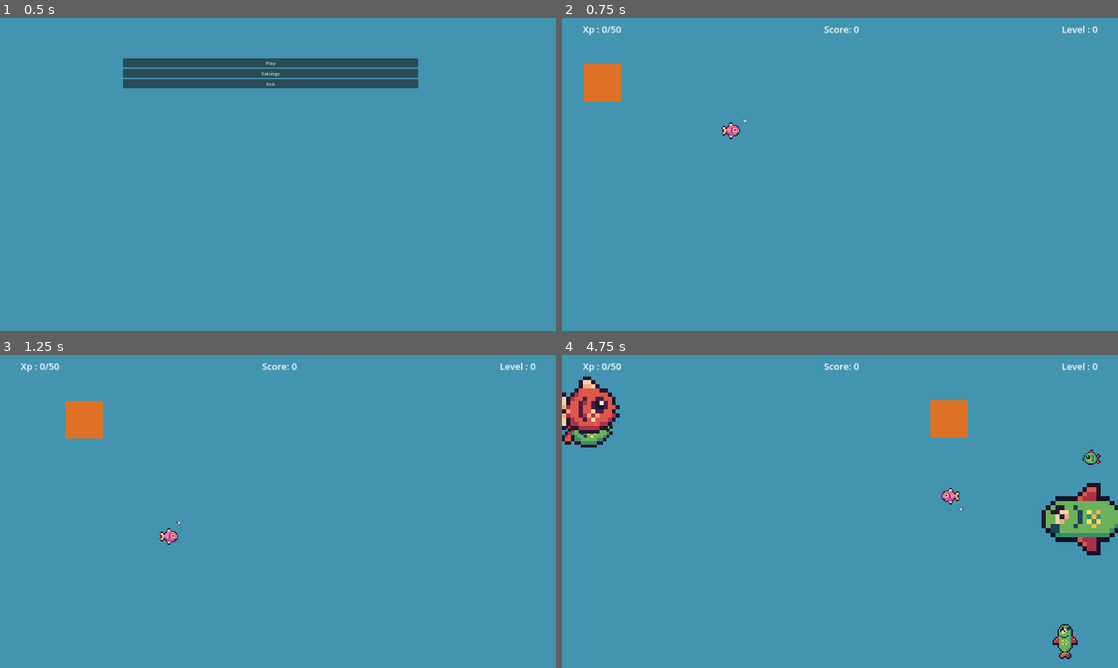
Above: before the commit, frames 1-4 (two rows, left to right).
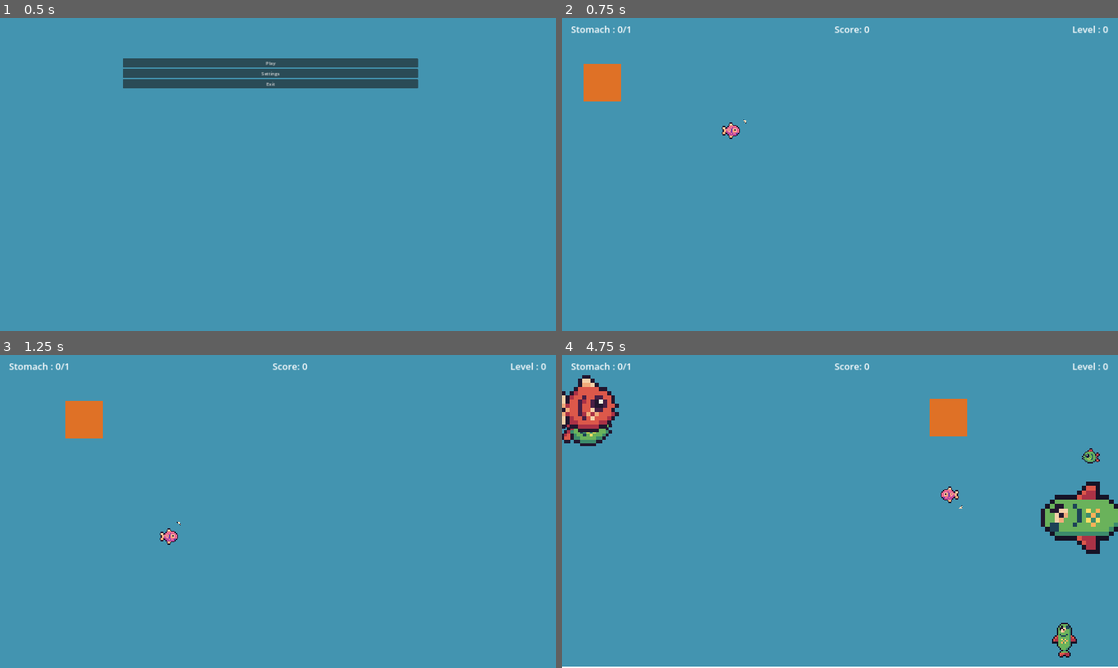
Above: after the commit, the same moments.

Repository: TheCursedMerchant/qdm_gameJam2024
Game: Godot game, scene res://menu.tscn
Two runs of this game, one before a commit and one after it. Both use one fixed random seed, a clock stepped at 60 frames per second and the inputs below.
Inputs (mouse positions are in pixels of both pictures, inside the frame that each line leads up to):
- Up to frame 1 (0.5 s): no input
- Up to frame 2 (0.75 s): click "Play" at 0.5 s
- Up to frame 3 (1.25 s): no input
- Up to frame 4 (4.75 s): move the mouse to (962, 495) at 1.27 s; press the mouse at (962, 495) at 1.28 s; hold Right (ui_right) 1.28-2.03 s; right-click (962, 495) at 1.55 s; move the mouse to (728, 527) at 2.02 s; release the mouse at (728, 527) at 2.03 s; hold Down (ui_down) 2.03-2.78 s; right-click (728, 527) at 2.1 s; click (728, 527) at 2.3 s; move the mouse to (895, 442) at 2.77 s; press the mouse at (895, 442) at 2.78 s; hold Right (ui_right) 2.78-3.53 s; right-click (895, 442) at 3.05 s; move the mouse to (812, 574) at 3.52 s; release the mouse at (812, 574) at 3.53 s; hold Up (ui_up) 3.53-4.28 s; right-click (812, 574) at 3.6 s; click (812, 574) at 3.8 s; move the mouse to (1006, 558) at 4.27 s; press the mouse at (1006, 558) at 4.28 s; hold Left (ui_left) from 4.28 s (still down); right-click (1006, 558) at 4.55 s

Frame 1 is identical in both runs. In frame 2, 0.3% of the frame differs, in the area x 1-99%, y 2-6%; in frame 3, 0.3%; in frame 4, 2.5%, in the area x 0-100%, y 2-100%.

Commit message:
added stomach system

Diff:
--- a/gamejam2024/project.godot
+++ b/gamejam2024/project.godot
@@ -74,6 +74,11 @@
 "events": [Object(InputEventMouseButton,"resource_local_to_scene":false,"resource_name":"","device":-1,"window_id":0,"a …(253 unchanged characters)…
 ]
 }
+right_click={
+"deadzone": 0.5,
+"events": [Object(InputEventMouseButton,"resource_local_to_scene":false,"resource_name":"","device":-1,"window_id":0,"alt_pressed":false,"shift_pressed":false,"ctrl_pressed":false,"meta_pressed":false,"button_mask":0,"position":Vector2(0, 0),"global_position":Vector2(0, 0),"factor":1.0,"button_index":2,"canceled":false,"pressed":false,"double_click":false,"script":null)
+]
+}
 
 [rendering]
 
--- a/gamejam2024/scripts/GUI/death_screen.gd
+++ b/gamejam2024/scripts/GUI/death_screen.gd
@@ -16,10 +16,7 @@
 	final_score.text = "Final Score: " + str(System.score)
 
 func _on_restart_pressed() -> void:
-	System.score = 0
-	System.player_level = 0
-	System.evolve_xp = 50
-	System.player_xp = 0
+	System.resetDisplayParams()
 	get_tree().change_scene_to_file("res://test.tscn")
 
 func _on_quit_pressed() -> void:
--- a/gamejam2024/scripts/GUI/scoreboard.gd
+++ b/gamejam2024/scripts/GUI/scoreboard.gd
@@ -11,11 +11,11 @@
 func _ready() -> void:
 	scoreLabel.text = "Score: " + str(fish_score)
 	levelLabel.text = "Level : " + str(System.player_level)
-	xpLabel.text = "Xp : " + str(System.player_xp) + "/" + str(System.evolve_xp)
+	xpLabel.text = "Stomach : " + str(System.stomachSize) + "/" + str(System.stomachCapacity)
 
 # Called every frame. 'delta' is the elapsed time since the previous frame.
 func _process(delta: float) -> void:
 	fish_score = System.score
 	scoreLabel.text = "Score: " + str(fish_score)
 	levelLabel.text = "Level : " + str(System.player_level)
-	xpLabel.text = "Xp : " + str(System.player_xp) + "/" + str(System.evolve_xp)
+	xpLabel.text = "Stomach : " + str(System.stomachSize) + "/" + str(System.stomachCapacity)
--- a/gamejam2024/scripts/food/food.gd
+++ b/gamejam2024/scripts/food/food.gd
@@ -32,7 +32,11 @@
 		if(friendly or ( sprite_size <=  body_sprite_size and player.playerState == System.PLAYER_STATES.IDLE )) :
 			if (friendly == false):
 				System.score += 1
-			player.eat(growth_value, experience)
+			if(player.isFull()) :
+				player.take_damage()
+			else :
+				player.eat(growth_value, experience)
+
 			deactivate()
 		elif(!player.isRecovery) :
 			player.grow(-shrink_value)
--- a/gamejam2024/scripts/player/player.gd
+++ b/gamejam2024/scripts/player/player.gd
@@ -4,15 +4,15 @@
 @export_category("Movement")
 @export var baseSpeed := 200.0
 @export var scale_size := Vector2.ONE
-@export var dashSpeed := 3000.0
+@export var dashSpeed := 1000.0
 @export var playerState := System.PLAYER_STATES.IDLE
 @export var maxDashCharge := 1.0
 @export var dashChargeRate := 0.1
 @export var speedGrowth = 25.00
+@export var spitForce := 600.00
 
 @export_category("Stats")
 @export var invulnerabilityTime := 1.0
-@export var maxAmmo : int = 3
 
 @onready var sprite : Sprite2D = $Sprite2D
 @onready var collisionShape : CollisionShape2D = $CollisionShape2D
@@ -21,7 +21,7 @@
 @onready var damageTimer : Timer = $DamageTimer
 
 var fleshChunkScene := preload("res://scenes/flesh_chunk.tscn")
-var fleshChunkPool := ScenePool.new(2)
+var fleshChunkPool := ScenePool.new(10)
 
 var waterMissileScene := preload("res://scenes/water_missle.tscn")
 var waterMissilePool := ScenePool.new(10)
@@ -31,9 +31,9 @@
 var overShrink := false
 var currentSpeed := baseSpeed
 var isRecovery := false
-var ammo : int = 0
-
-const minScale := Vector2(0.5, 0.5)
+var pointDirection := Vector2.RIGHT
+
+const minScale := Vector2(1.0, 1.0)
 const maxScale := Vector2(1000, 1000)
 const minScaleSpeed := 0.3
 const maxScaleSpeed := 4
@@ -57,7 +57,7 @@
 func _physics_process(delta: float) -> void:
 	var h_direction := Input.get_axis("ui_left", "ui_right")
 	var v_direction := Input.get_axis("ui_up", "ui_down")
-	var dash_direction := global_position.direction_to(get_global_mouse_position())
+	pointDirection = global_position.direction_to(get_global_mouse_position())
 
 	arrow_sprite.look_at(get_global_mouse_position())
 
@@ -65,8 +65,16 @@
 
 		System.PLAYER_STATES.IDLE :
 			if(Input.is_action_just_pressed("left_click")) :
-				if(ammo > 0) :
+				if(isFull()) :
 					playerState = System.PLAYER_STATES.CHARGE
+				else :
+					emit_signal("damage")
+
+			elif(Input.is_action_just_pressed("right_click")) :
+				if(isFull()) :
+					System.stomachSize = 0
+					System.stomachCapacity += 1
+					scaleTo(minScale)
 				else :
 					emit_signal("damage")
 
@@ -75,14 +83,12 @@
 					sprite.flip_h = false
 				else :
 					sprite.flip_h = true
-				velocity.x = clampf(velocity .x + (h_direction * currentSpeed), -maxSpeed, maxSpeed) #/ clampf(scale_size.x * 1.5, minScaleSpeed, maxScaleSpeed)
+				velocity.x = clampf(velocity .x + (h_direction * currentSpeed), -maxSpeed, maxSpeed)
 			else :
 				velocity.x = move_toward(velocity.x, 0, currentSpeed / 5)
 
 			if v_direction :
-				velocity.y = clampf(velocity.y + (v_direction * currentSpeed), -maxSpeed, maxSpeed) #/ clamp((scale_size.y * 1.5), minScaleSpeed, maxScaleSpeed)
-			#else :
-				#velocity.y = move_toward(velocity.y, 0, currentSpeed / 5)
+				velocity.y = clampf(velocity.y + (v_direction * currentSpeed), -maxSpeed, maxSpeed)
 
 		System.PLAYER_STATES.CHARGE :
 			Engine.time_scale = 0.2
@@ -91,29 +97,21 @@
 				emit_signal("charge", zoomSpeed)
 				dashCharge = clamp(dashCharge + dashChargeRate, 0.0, maxDashCharge)
 			else :
-				ammo -= 1
+				scaleTo(minScale)
 				emit_signal("charge_release")
 				emit_signal("damage")
 				grow( -(dashCharge / 3) )
-				#var callback = func() :
-					#fleshChunkPool.getLastScene().updateSize(scale_size * 0.5)
-					#fleshChunkPool.getLastScene().isEdible = false
-					#fleshChunkPool.getLastScene().velocity = -dash_direction * currentSpeed * dashCharge
-					#fleshChunkPool.getLastScene().startTimer()
-				#fleshChunkPool.addAtPosition(
-					#global_position + (dash_direction * -100),
-					#func() : return addChunk(-dash_direction),
-					#callback)
 
 				waterMissilePool.addAtPosition(
-					global_position + (dash_direction * -100),
-					func() : return addWaterMissle(dash_direction),
-					func() : reactivateWaterMissile(dash_direction))
+					global_position + (pointDirection * -100),
+					func() : return addWaterMissle(pointDirection),
+					func() : reactivateWaterMissile(pointDirection))
 
 				playerState = System.PLAYER_STATES.DASH
 
 		System.PLAYER_STATES.DASH :
-			#velocity += (dash_direction * dashSpeed * dashCharge).round()
+			velocity += (-pointDirection * dashSpeed * dashCharge).round()
+			System.stomachSize = 0
 			dashCharge = 0
 			Engine.time_scale = 1.0
 			playerState = System.PLAYER_STATES.IDLE
@@ -132,14 +130,14 @@
 	# Apply Weight
 	velocity.y = min(velocity.y + (scale_size.y * gravity), maxSpeed)
 
-
 	move_and_slide()
+
 
 func addChunk(moveDirection : Vector2) -> FleshChunk :
 	var newChunkInstance: FleshChunk = fleshChunkScene.instantiate()
 	newChunkInstance.size_scale = scale_size * 0.5
 	newChunkInstance.isEdible = false
-	newChunkInstance.velocity = moveDirection * currentSpeed * dashCharge
+	newChunkInstance.velocity = moveDirection * spitForce * (1 + randf_range(0.1, .7))
 	get_tree().root.add_child(newChunkInstance)
 	newChunkInstance.startTimer()
 	return newChunkInstance
@@ -166,11 +164,14 @@
 	collisionShape.scale = scale_size
 	arrow_sprite.scale = scale_size
 	sprite.scale += Vector2(-0.6 , 0.75)
-	#sprite.scale = clamp(sprite.scale + Vector2(-0.6 , 0.75), minScale, maxScale)
-
-	if(rate > 0) :
-		emit_signal("damage")
-		overShrink = false
+
+func scaleTo(_scale: Vector2) -> void:
+	var newScale = clamp(_scale, minScale, maxScale)
+
+	scale_size = newScale
+	collisionShape.scale = scale_size
+	arrow_sprite.scale = scale_size
+	sprite.scale += Vector2(-0.6 , 0.75)
 
 func evolve() :
 	System.player_level += 1
@@ -202,21 +203,41 @@
 
 func take_damage() :
 	emit_signal("damage")
-	devolve()
+	#devolve()
 	sprite.self_modulate.a = 0.3
 	isRecovery = true
 	damageTimer.start(invulnerabilityTime)
-	if (System.player_level < 0) :
+	if (System.stomachSize > 0) :
+		scaleTo(minScale)
+		var callback = func() :
+			fleshChunkPool.getLastScene().updateSize(scale_size * 0.5)
+			fleshChunkPool.getLastScene().isEdible = false
+			fleshChunkPool.getLastScene().velocity = pointDirection * spitForce
+			fleshChunkPool.getLastScene().startTimer()
+		for i in System.stomachSize :
+				fleshChunkPool.call_deferred("addAtPosition",
+					global_position + (pointDirection),
+					func() : return addChunk(pointDirection),
+					callback)
+
+		System.stomachSize = 0
+	else :
 		playerState = System.PLAYER_STATES.DEAD
 		emit_signal("death")
 
 func eat(growth_value : float, exp: int):
+	emit_signal("damage")
 	eating.play()
 	grow(growth_value)
-	ammo += 1
+	print("StomachSize before eating : ", System.stomachSize)
+	System.stomachSize += 1
+	print("StomachSize after eating : ", System.stomachSize)
 	System.player_xp += exp
 	if(System.player_xp >= System.evolve_xp) :
 		evolve()
+
+func isFull() :
+	return System.stomachSize >= System.stomachCapacity
 
 func updateSizeScale(scale : float) :
 	var newScale := Vector2(scale, scale)
--- a/gamejam2024/scripts/spawner.gd
+++ b/gamejam2024/scripts/spawner.gd
@@ -43,7 +43,7 @@
 	if(spawnSide.y != 0) :
 		spawnPosition = Vector2(randf_range(100, get_viewport_rect().size.x), global_position.y)
 
-	spawnPool.addAtPosition(
+	spawnPool.call_deferred("addAtPosition",
 		spawnPosition,
 		spawn_fish,
 		func() : )
--- a/gamejam2024/scripts/system/system.gd
+++ b/gamejam2024/scripts/system/system.gd
@@ -7,12 +7,20 @@
 	DEAD
 }
 
+# Display Params
 var score = 0
 var player_level = 0
 var player_xp = 0
 var remaining_xp = 0
 var evolve_xp = 50
+var stomachSize = 0
+var stomachCapacity = 1
 var player_body : CharacterBody2D
+
+func resetDisplayParams() :
+	score = 0
+	stomachSize = 0
+	stomachCapacity = 1
 
 func getRemainingXp() -> int :
 	return evolve_xp - player_xp
